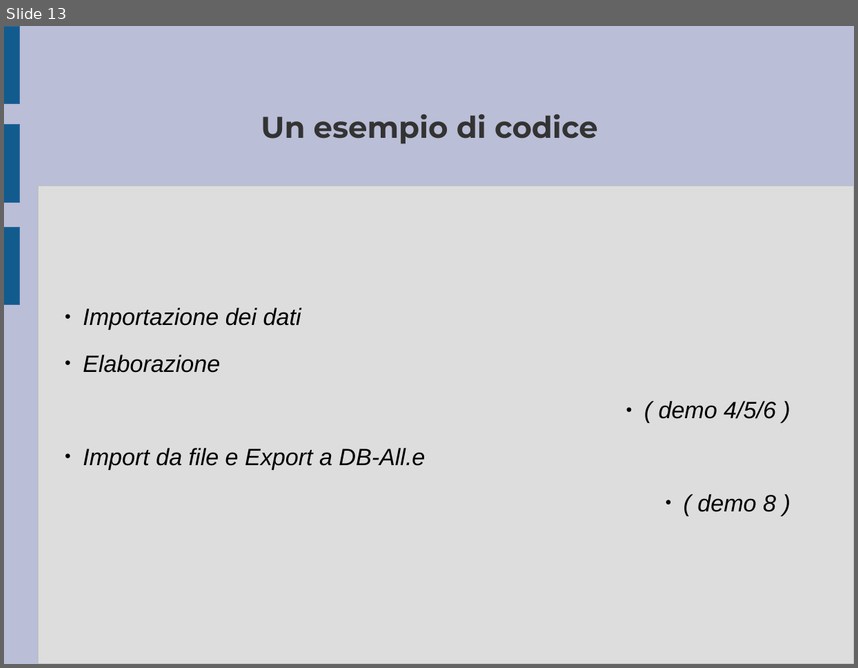
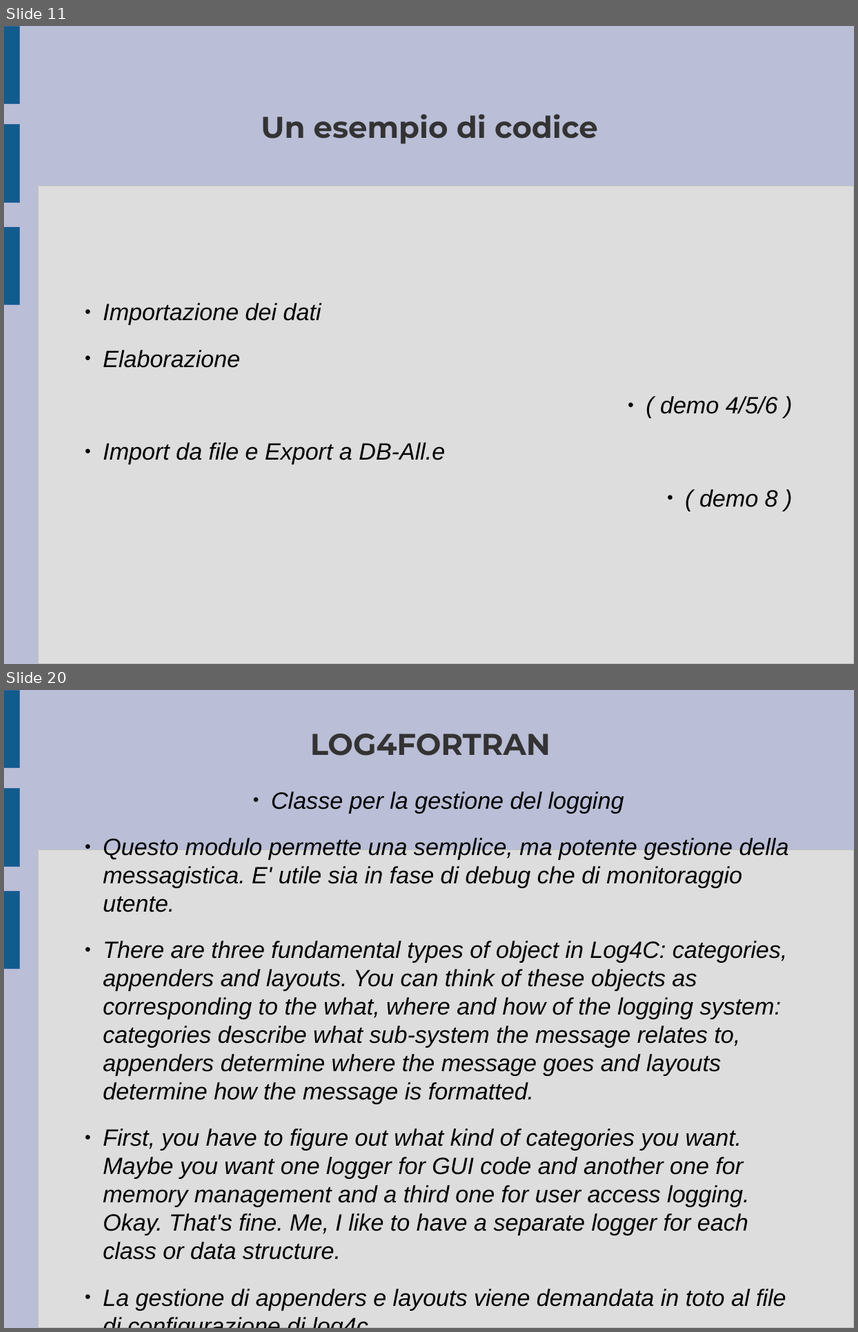
Before and after one commit to ARPA-SIMC/libsim, a slide deck: doc/breve_presentazione.odp. Shown one above the other, each under a label of ours: slide 13 before the commit, slides 11 and 20 after it; the slides between them are not shown. The pictures are 858x668 and 858x1332 pixels, drawn with LibreOffice and Linux fonts; fonts in the diff are those of the drawing. Boxes give left, top, right and bottom in pixels: in the first picture for what was removed or moved away, otherwise in the second. Text is boxed around its words. In the diff, an @@ line names an element or a change of style, - is before the commit and + after.

Commit message:
Versione pronta per la demo al simc

```diff
--- a/doc/breve_presentazione.odp
+++ b/doc/breve_presentazione.odp
@@ slide 20 added at [4,690,854,1328], background #BABED6; not listed: 4 template elements that a slide beside it also shows @@
@@ title added at [310,733,550,756], 28 pt, text #333333, bold @@
+LOG4FORTRAN
@@ subtitle added at [103,791,789,1310], 22 pt, text #000000, italic @@
+  ● Classe per la gestione del logging
+  ● Questo modulo permette una semplice, ma potente gestione della messagistica. E' utile sia in fase di debug che di monitoraggio utente.
+  ● There are three fundamental types of object in Log4C: categories, appenders and layouts. You can think of these objects as corresponding to the what, where and how of the logging system: categories describe what sub-system the message relates to, appenders determine where the message goes and layouts determine how the message is formatted.
+  ● First, you have to figure out what kind of categories you want. Maybe you want one logger for GUI code and another one for memory management and a third one for user access logging. Okay. That's fine. Me, I like to have a separate logger for each class or data structure.
+  ● La gestione di appenders e layouts viene demandata in toto al file di configurazione di log4c
@@ what was slide 13 is now slide 11 @@
@@ slide 11 changed as well @@
@@ subtitle "Importazione dei dati": place and size @@
-subtitle "Importazione dei dati" at [83,308,776,512]
+subtitle "Importazione dei dati" at [103,303,778,507]
@@ subtitle "Importazione dei dati" at [103,303,778,507]: list level 1 to 2 in "Importazione dei dati"; list level 1 to 2 in "Elaborazione"; list level 1 to 2 in "( demo 4/5/6 )"; list level 1 to 2 in "Import da file e Export ..."; list level 1 to 2 in "( demo 8 )" @@
```
Also in this commit, not shown: 7 other slides changed, 11 other slides added, 2 slides removed, 10 other files.
